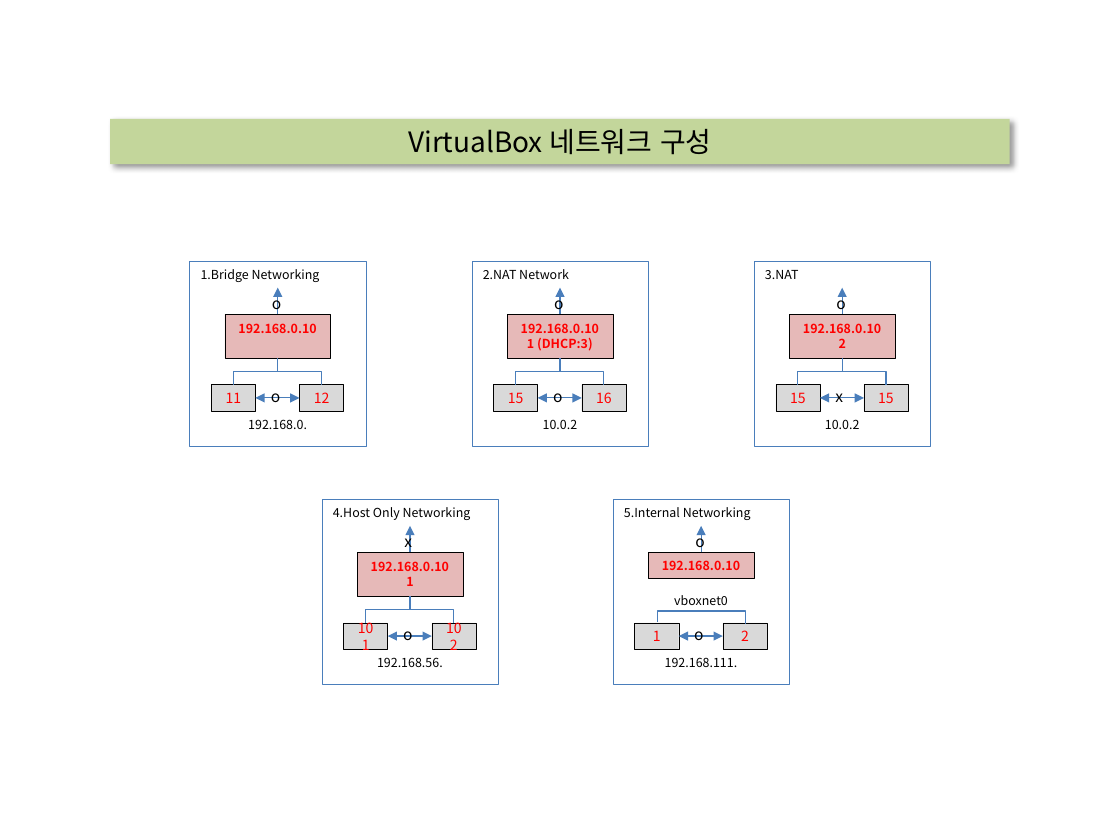
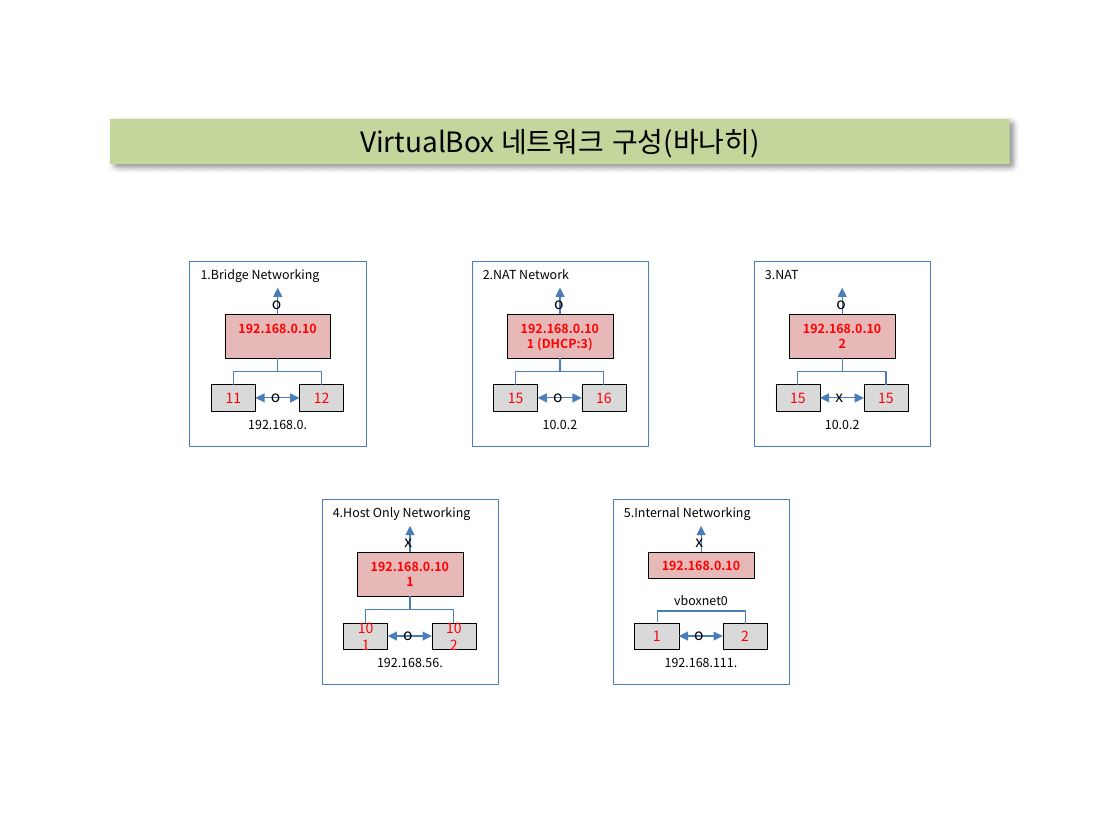
Before and after one commit to grtlinux/TAIN_WEB_TEST, a slide deck: slide 1 of WEB_TEST01/doc/VirtualBox 네트워크 구성.20160406.pptx. Drawn at 1120x840 pixels with LibreOffice and Linux fonts; fonts in the diff are those of the drawing. Boxes give left, top, right and bottom in pixels: in the first picture for what was removed or moved away, otherwise in the second. Text is boxed around its words. In the diff, an @@ line names an element or a change of style, - is before the commit and + after.

```diff
--- a/WEB_TEST01/doc/VirtualBox 네트워크 구성.20160406.pptx
+++ b/WEB_TEST01/doc/VirtualBox 네트워크 구성.20160406.pptx
@@ text in rectangle at [360,129,760,158]: text changed @@
-VirtualBox 네트워크 구성
+VirtualBox 네트워크 구성(바나히)
@@ text at [695,531,703,552]: text changed @@
-o
+x
```
